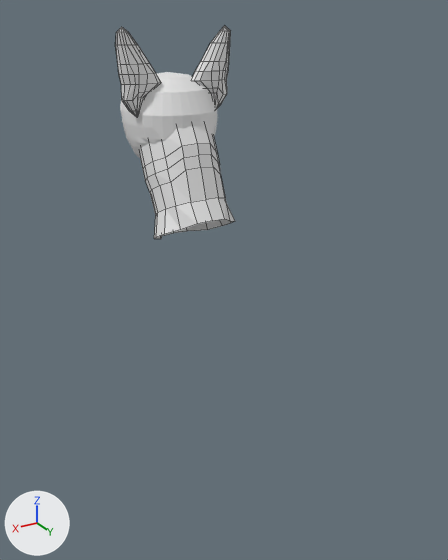
Two versions of the Blender file tachita.blend, one commit apart.
Before and after are seen from a camera (50 mm lens) standing at (1.58, 3.44, 2.85) and looking at (-0.02, 0.77, 1.51). The axes (+X, +Y, +Z) are drawn at lower left. The lights are the same throughout. Mesh edges are drawn as thin lines on the coarser meshes.

Script lines for the objects in view, before the commit:
```python
me_cylinder = bpy.data.meshes.new('Cylinder')
me_cylinder.from_pydata(...)  # 54 vertices, 40 faces; spans x 0.0..0.22, y -0.302..0.236, z -0.307..0.264
me_sphere = bpy.data.meshes.new('Sphere')
me_sphere.from_pydata(...)  # 274 vertices, 272 faces; spans x 0.0..0.93, y -1.96..0.97, z -0.02..1.91
me_sphere_003 = bpy.data.meshes.new('Sphere.003')
me_sphere_003.from_pydata(...)  # 114 vertices, 128 faces; spans x -0.149..0.23, y -0.2..0.141, z -0.391..0.306
ob_cylinder = bpy.data.objects.new('Cylinder', me_cylinder)
ob_cylinder.location = (0.0, 0.37, 2.002)
ob_cylinder.rotation_euler = (0.436, 0.0, 0.0)  # degrees (25, 0, 0)
ob_cylinder.scale = (1.09, 1.0, 1.0)
_m = ob_cylinder.modifiers.new('Mirror', 'MIRROR')
_m.use_clip = True
ob_sphere = bpy.data.objects.new('Sphere', me_sphere)
ob_sphere.location = (0.0, 0.209, 2.02)
ob_sphere.scale = (0.279, 0.279, 0.279)
_m = ob_sphere.modifiers.new('Mirror', 'MIRROR')
_m.use_clip = True
ob_sphere_003 = bpy.data.objects.new('Sphere.003', me_sphere_003)
ob_sphere_003.location = (0.24, 0.311, 2.536)
ob_sphere_003.scale = (-0.643, -0.286, -0.643)
# also in view: 'Sphere.005' at (-0.21, 0.32, 2.56)
```
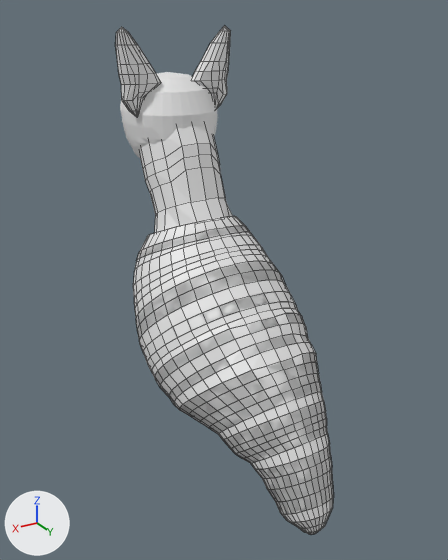
Pixel boxes (x1, y1, x2, y2) of what changed, in the pictures (448 x 560 px):
'Cylinder.001', added: after (133, 216, 334, 535)

The change in detail:
Mesh me_cylinder_001 is new.
It has 1152 vertices, 1122 faces and spans x -0.45..0.45, y -0.42..0.54, z -0.68..0.83.
Object 'Cylinder.001' (ob_cylinder_001) is new; it shows me_cylinder_001.
Its location is (0.0, 0.952, 0.94).
Its rotation in degrees is (41, 0, 0).
Its scale is (1.0, 1.0, 1.2).
It gains a MIRROR modifier named 'Mirror'.
Modifier setting: use_clip = True.
